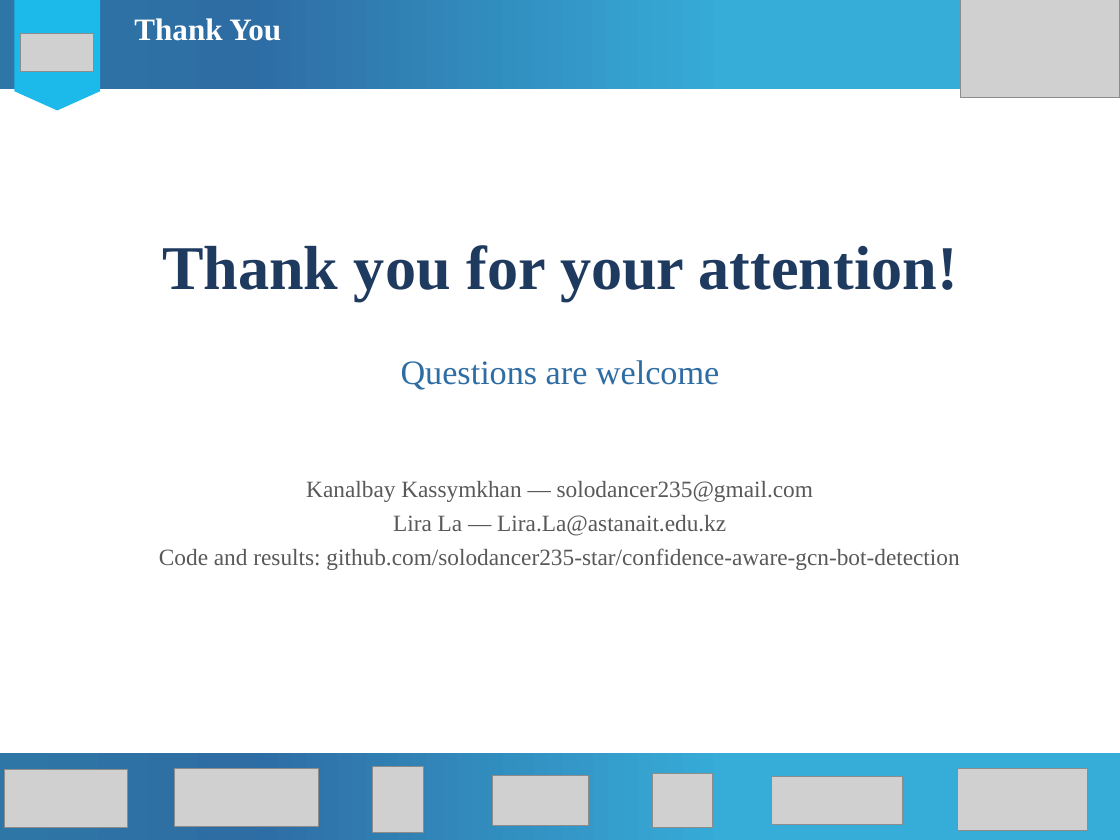
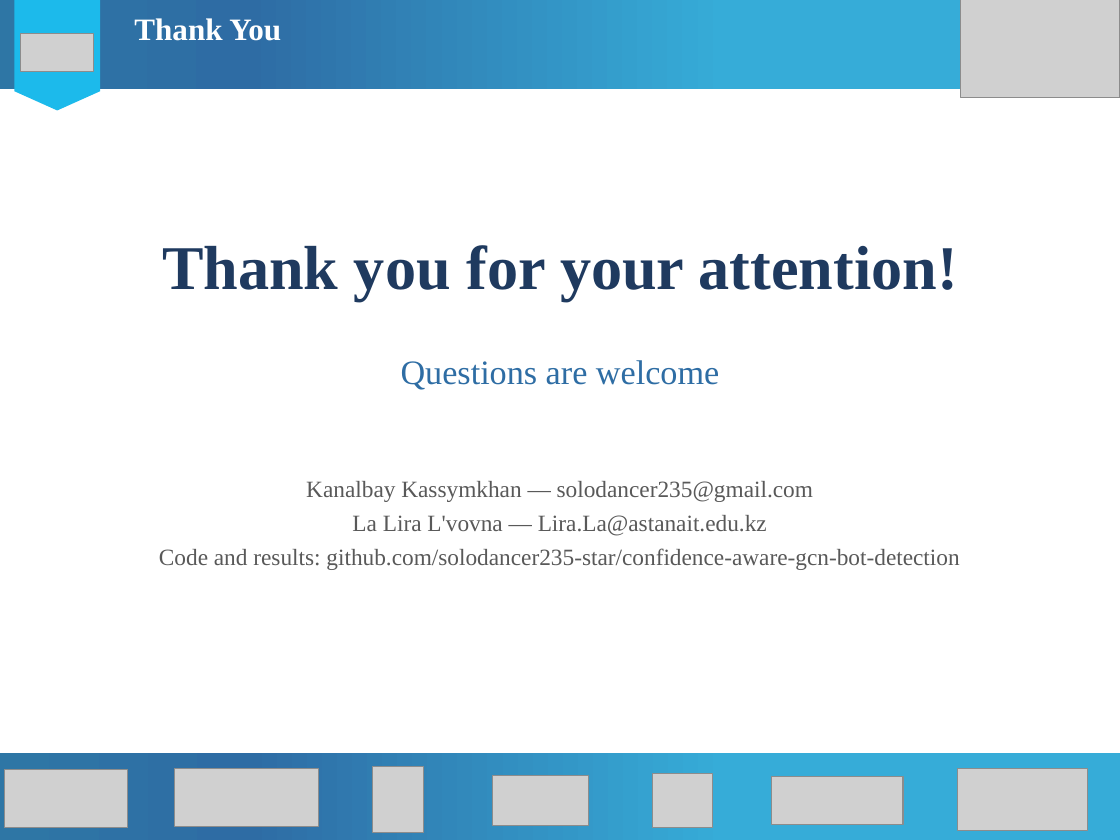
Before and after one commit to solodancer235-star/confidence-aware-gcn-bot-detection, a slide deck: slide 13 of paper_dg2027/presentation/DG2027_presentation.pptx. Drawn at 1120x840 pixels with LibreOffice and Linux fonts; fonts in the diff are those of the drawing; grey boxes stand for pictures. Boxes give left, top, right and bottom in pixels: in the first picture for what was removed or moved away, otherwise in the second. Text is boxed around its words. In the diff, an @@ line names an element or a change of style, - is before the commit and + after.

```diff
--- a/paper_dg2027/presentation/DG2027_presentation.pptx
+++ b/paper_dg2027/presentation/DG2027_presentation.pptx
@@ text at (x1=352, y1=515, x2=767, y2=536): text changed @@
-Lira La — Lira.La@astanait.edu.kz
+La Lira L'vovna — Lira.La@astanait.edu.kz
```
Also in this commit, not shown: 1 other slide changed, 8 other files.
